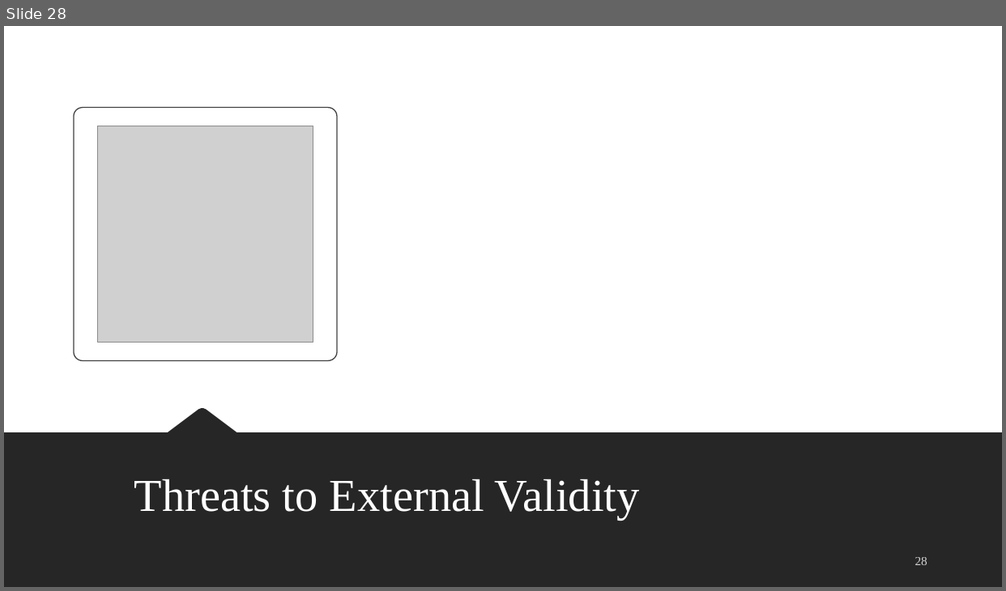
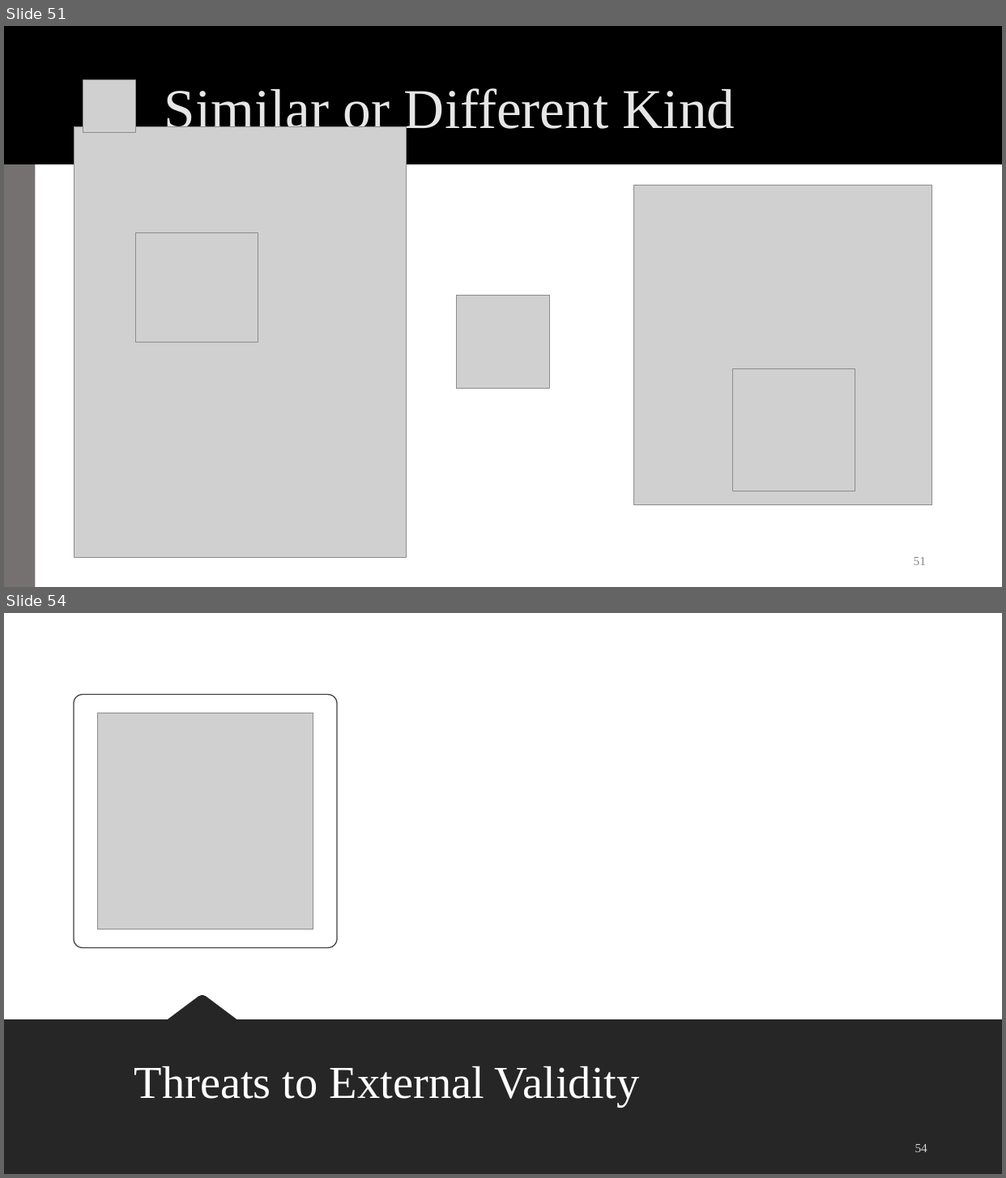
Before and after one commit to rossdahlke/course_writings, a slide deck: stanford_comm_318/week_03/week_03_scc.pptx. Shown one above the other, each under a label of ours: slide 28 before the commit, slides 51 and 54 after it; the slides between them are not shown. The pictures are 1006x591 and 1006x1178 pixels, drawn with LibreOffice and Linux fonts; fonts in the diff are those of the drawing; grey boxes stand for pictures; background and template pictures are left out. Boxes give left, top, right and bottom in pixels: in the first picture for what was removed or moved away, otherwise in the second. Text is boxed around its words. In the diff, an @@ line names an element or a change of style, - is before the commit and + after.

```diff
--- a/stanford_comm_318/week_03/week_03_scc.pptx
+++ b/stanford_comm_318/week_03/week_03_scc.pptx
@@ slide 51 added at <box>4,26,1002,587</box>, background #FFFFFF; not listed: 2 template elements that a slide beside it also shows @@
@@ picture added at <box>83,80,135,132</box> @@
@@ title added at <box>164,88,735,139</box>, 54 pt, text #E7E6E6 @@
+Similar or Different Kind
@@ picture added at <box>74,127,407,557</box> @@
@@ picture added at <box>633,186,932,506</box> @@
@@ picture added at <box>136,233,258,342</box> @@
@@ picture added at <box>456,296,550,389</box> @@
@@ picture added at <box>732,369,855,492</box> @@
@@ page number added at <box>914,557,926,565</box>, 12 pt, text #8C8C8C @@
+51
@@ what was slide 28 is now slide 54 @@
@@ page number at <box>915,1144,927,1152</box>: text changed @@
-28
+54
```
Also in this commit, not shown: 8 slides changed, 33 other slides added, 8 slides removed, 1 other file.
